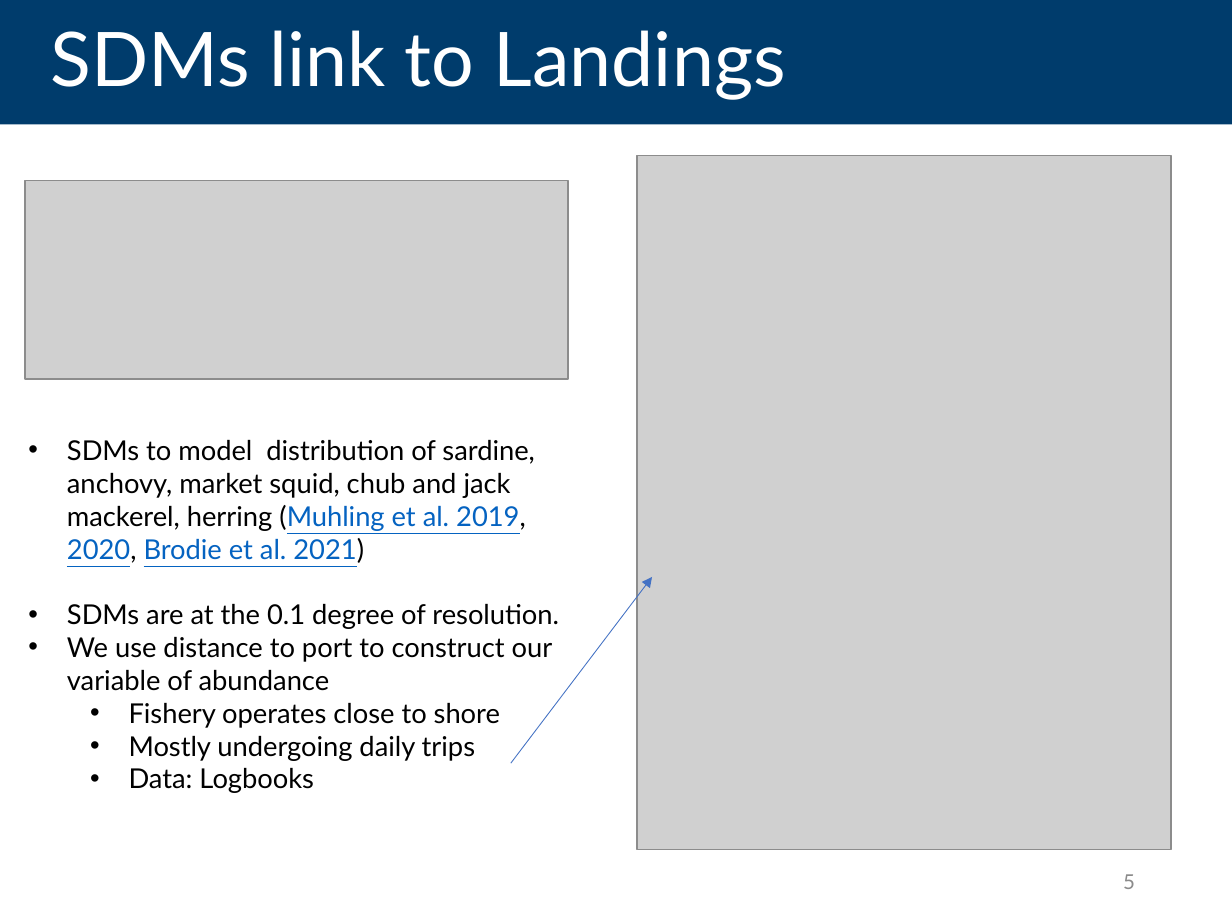
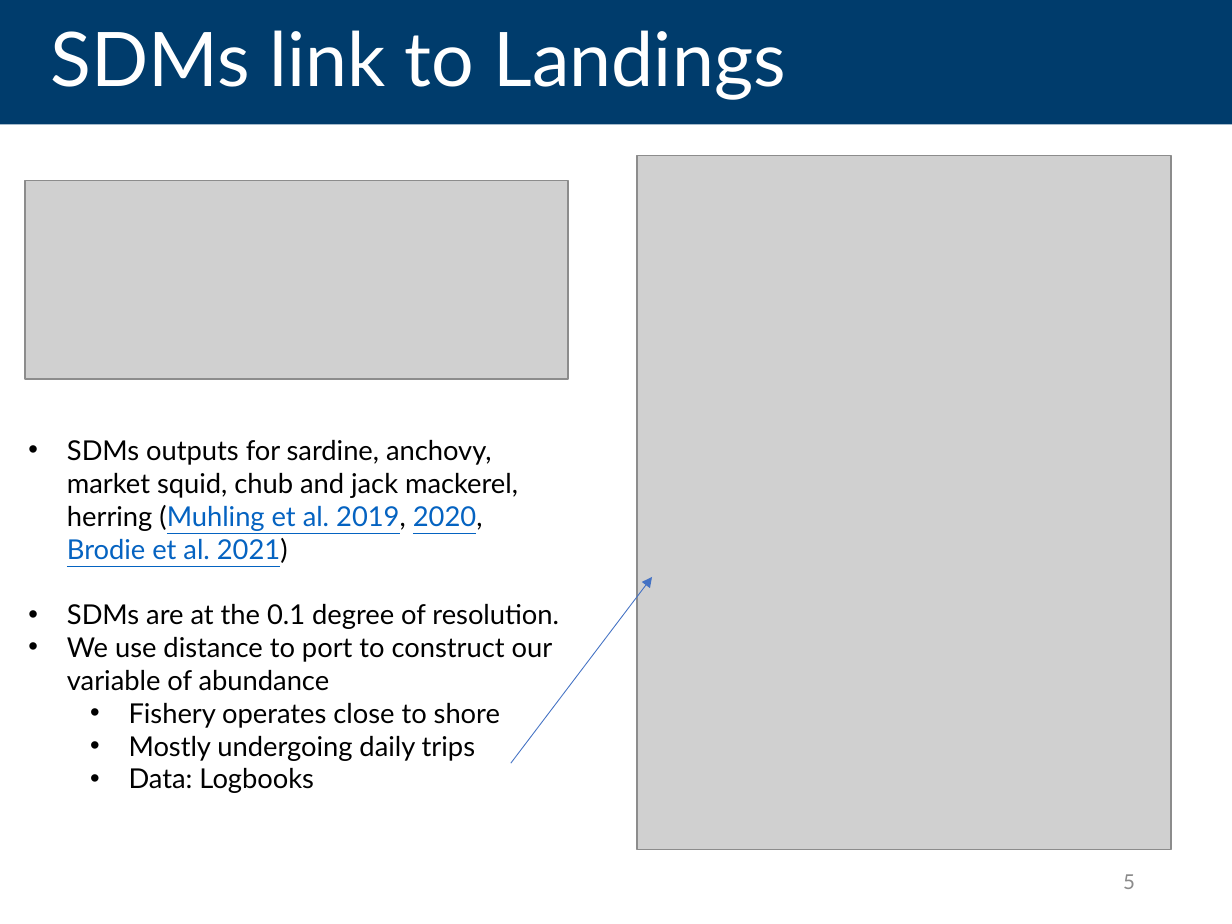
Before and after one commit to futureseas/EconAnalysis, a slide deck: slide 5 of Slides/portfolio_subs_FQE.pptx. Drawn at 1232x924 pixels with LibreOffice and Linux fonts; fonts in the diff are those of the drawing; grey boxes stand for pictures. Boxes give left, top, right and bottom in pixels: in the first picture for what was removed or moved away, otherwise in the second. Text is boxed around its words. In the diff, an @@ line names an element or a change of style, - is before the commit and + after.

```diff
--- a/Slides/portfolio_subs_FQE.pptx
+++ b/Slides/portfolio_subs_FQE.pptx
@@ text at bbox=[67, 440, 518, 563]: text changed @@
-• SDMs to model distribution of sardine, anchovy, market squid, chub and jack mackerel, herring (Muhling et al. 2019, 2020, Brodie et al. 2021)
+• SDMs outputs for sardine, anchovy, market squid, chub and jack mackerel, herring (Muhling et al. 2019, 2020, Brodie et al. 2021)
```
Also in this commit, not shown: 2 other slides changed, 2 other files.
